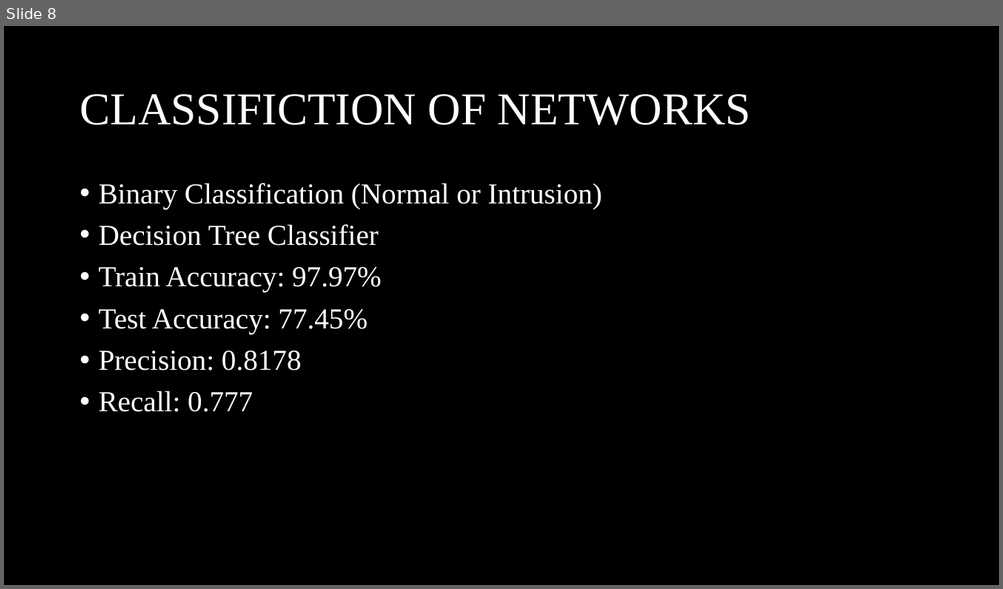
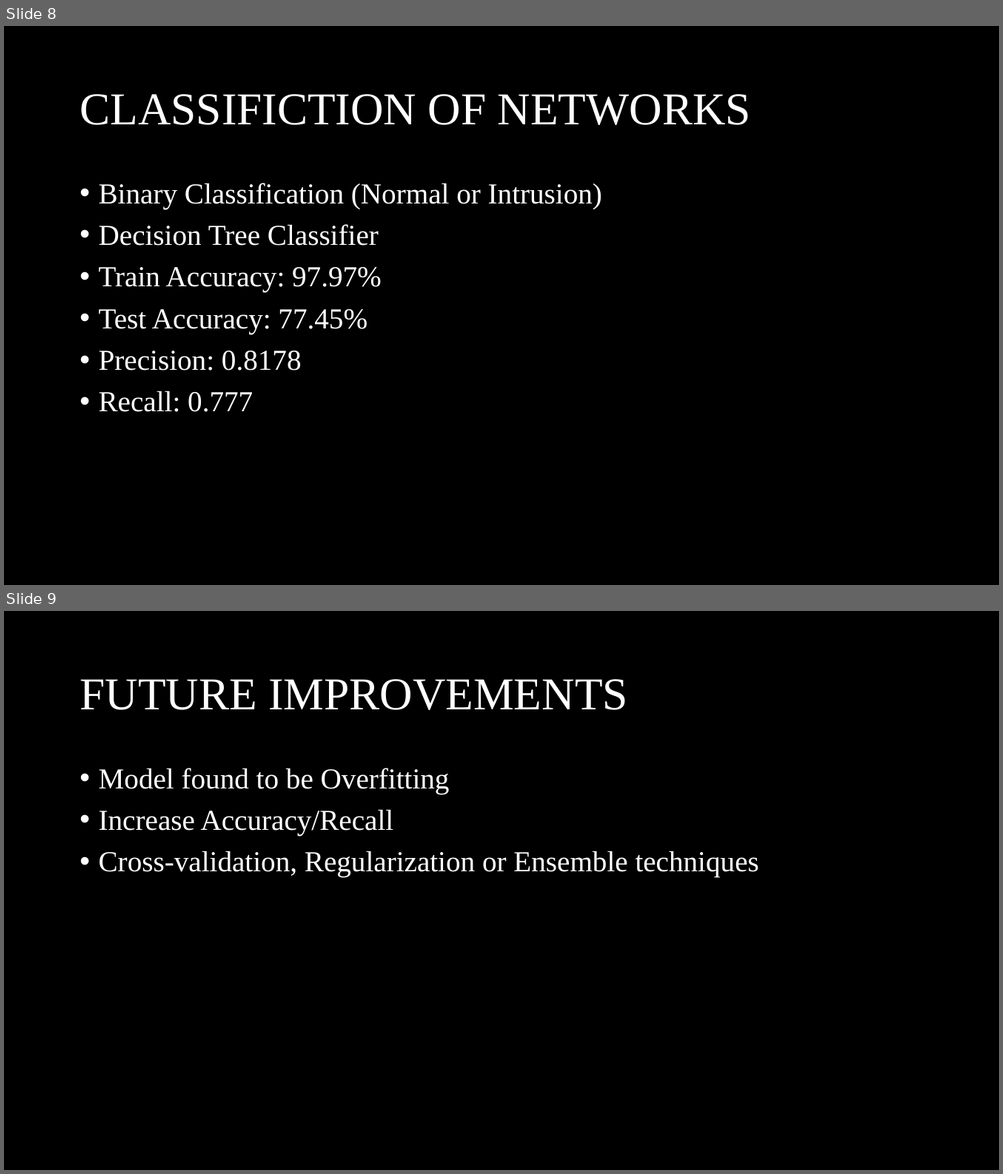
Before and after one commit to rojinadeuja/NSL-KDD-Network-Security, a slide deck: NSL_KDD_Network_Security_Analysis.pptx. Shown one above the other, each under a label of ours: slide 8 before the commit, slides 8 and 9 after it. The pictures are 1003x589 and 1003x1174 pixels, drawn with LibreOffice and Linux fonts; fonts in the diff are those of the drawing. Boxes give left, top, right and bottom in pixels: in the first picture for what was removed or moved away, otherwise in the second. Text is boxed around its words. In the diff, an @@ line names an element or a change of style, - is before the commit and + after.

```diff
--- a/NSL_KDD_Network_Security_Analysis.pptx
+++ b/NSL_KDD_Network_Security_Analysis.pptx
@@ slide 9 added at bbox=[4, 611, 999, 1170], background #000000 @@
@@ title added at bbox=[79, 679, 628, 710], 44 pt, text #FFFFFF @@
+FUTURE IMPROVEMENTS
@@ text added at bbox=[99, 768, 759, 877], 28 pt, text #FFFFFF @@
+• Model found to be Overfitting
+• Increase Accuracy/Recall
+• Cross-validation, Regularization or Ensemble techniques
```
Also in this commit, not shown: 2 slides changed.
